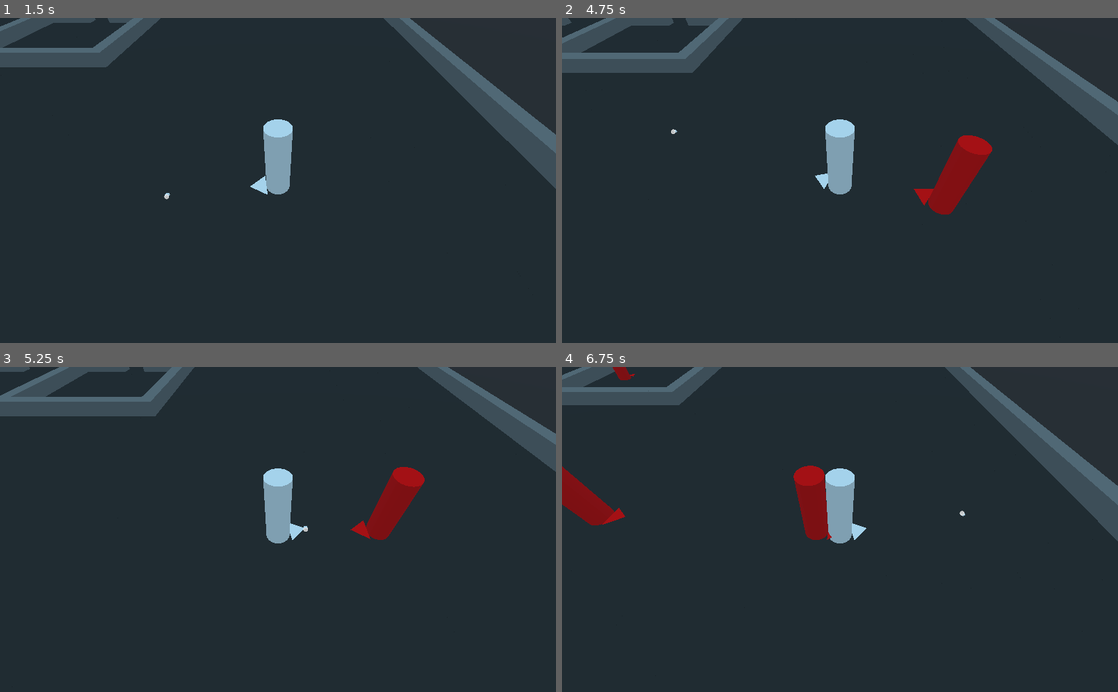
Above: before the commit, frames 1-4 (two rows, left to right).
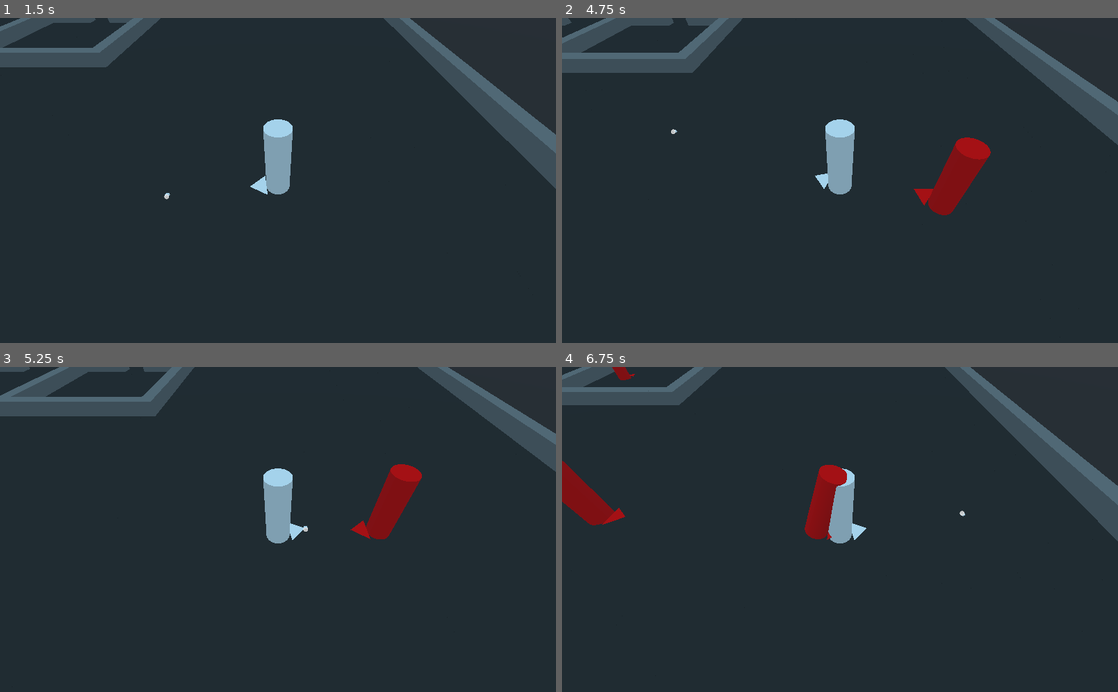
Above: after the commit, the same moments.

Repository: ciromdrs/BaseShooter
Game: Godot game, scene res://tests/Test1.tscn
The game is run twice, just before and just after one commit, with the same random seed, the same clock (stepped at 60 frames per second) and the same inputs.
Inputs (mouse positions are in pixels of both pictures, inside the frame that each line leads up to):
- Up to frame 1 (1.5 s): tap Enter (reset) at 0.5 s; move the mouse to (400, 164) at 0.52 s; hold D (move_right) 0.53-1.28 s; hold Mouse wheel up (cam_zoom_in) 0.53-1.28 s; move the mouse to (166, 196) at 1.27 s; hold Down (move_down) from 1.28 s (still down); tap Mouse wheel down (cam_zoom_out) at 1.35 s
- Up to frame 2 (4.75 s): move the mouse to (895, 109) at 2.02 s; release Down (move_down) at 2.03 s; hold D (move_right) 2.03-2.78 s; hold Mouse wheel up (cam_zoom_in) 2.03-2.78 s; move the mouse to (812, 245) at 2.77 s; hold W (move_up) 2.78-3.53 s; tap Mouse wheel down (cam_zoom_out) at 2.85, 4.35 s; move the mouse to (1006, 229) at 3.52 s; hold Mouse wheel up (cam_zoom_in) 3.53-4.28 s; hold A (move_left) from 3.53 s (still down); move the mouse to (673, 131) at 4.27 s
- Up to frame 3 (5.25 s): move the mouse to (305, 529) at 5.02 s; release A (move_left) at 5.03 s; hold Down (move_down) from 5.03 s (still down); hold Mouse wheel up (cam_zoom_in) from 5.03 s (still down)
- Up to frame 4 (6.75 s): move the mouse to (756, 448) at 5.77 s; release Down (move_down) at 5.78 s; release Mouse wheel up (cam_zoom_in) at 5.78 s; hold D (move_right) 5.78-6.53 s; tap Mouse wheel down (cam_zoom_out) at 5.85 s; move the mouse to (962, 513) at 6.52 s; hold W (move_up) from 6.53 s (still down); hold Mouse wheel up (cam_zoom_in) from 6.53 s (still down)

Frame 1 is identical in both runs. In frame 2, 0.2% of the frame differs, in the area x 65-78%, y 36-61%; in frame 3, 0.2%; in frame 4, 1.0%, in the area x 0-52%, y 0-54%.

Commit message:
Make Enemy attack

Diff:
--- a/scenes/Enemy.gd
+++ b/scenes/Enemy.gd
@@ -3,7 +3,8 @@
 
 enum STATES {
 	idle,
-	walking
+	walking,
+	attacking
 }
 
 
@@ -19,6 +20,10 @@
 		$Model/AnimationPlayer.current_animation = "Idle"
 	elif state == STATES.walking:
 		$Model/AnimationPlayer.current_animation = "Walk"
+	elif state == STATES.attacking:
+		$Model/AnimationPlayer.current_animation = "Attack"
+		if !$Model/AnimationPlayer.is_playing():
+			state = STATES.idle
 
 	if chased != null:
 		if $ChaseRefreshTimer.is_stopped() or path_index == path_to_chased.size()-1:
@@ -32,10 +37,19 @@
 			var next = path_to_chased[path_index]
 			move((next-global_transform.origin).normalized()*delta)
 			lerp_look_at(next)
-			state = STATES.walking
+			if state == STATES.idle:
+				state = STATES.walking
 			if almost_equal(global_transform.origin, next):
 				path_index += 1
 				lerp_look_at(path_to_chased[path_index])
+
+
+func _physics_process(delta):
+	if $Attack.is_colliding():
+		state = STATES.attacking
+	else:
+		state = STATES.idle
+
 
 func chase(to_chase):
 	chased = to_chase
--- a/scenes/Enemy.tscn
+++ b/scenes/Enemy.tscn
@@ -155,9 +155,6 @@
 transform = Transform( 1, 0, 0, 0, 3, 0, 0, 0, 1, 0, 3, 0 )
 shape = SubResource( 1 )
 
-[node name="WeakSpot" type="Spatial" parent="."]
-transform = Transform( 1, 0, 0, 0, 1, 0, 0, 0, 1, 0, 1.68816, 0 )
-
 [node name="ChaseRefreshTimer" type="Timer" parent="."]
 wait_time = 0.1
 one_shot = true
@@ -181,3 +178,10 @@
 anims/Idle = SubResource( 9 )
 anims/RESET = SubResource( 11 )
 anims/Walk = SubResource( 10 )
+
+[node name="Attack" type="RayCast" parent="."]
+transform = Transform( 1, 0, 0, 0, 1, 0, 0, 0, 1, 0, 3, 0 )
+enabled = true
+cast_to = Vector3( 0, 0, -2 )
+collision_mask = 3
+debug_shape_thickness = 3
